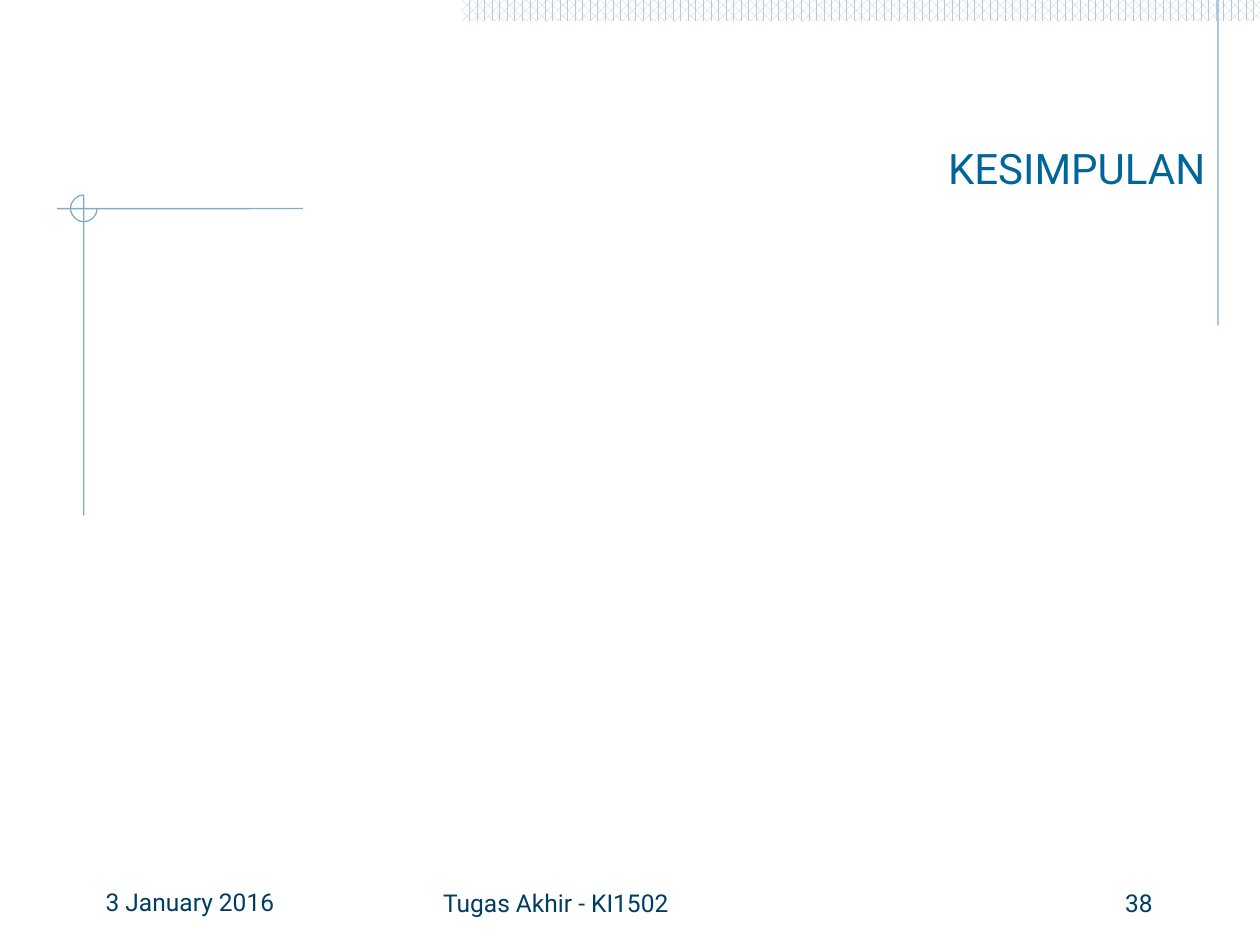
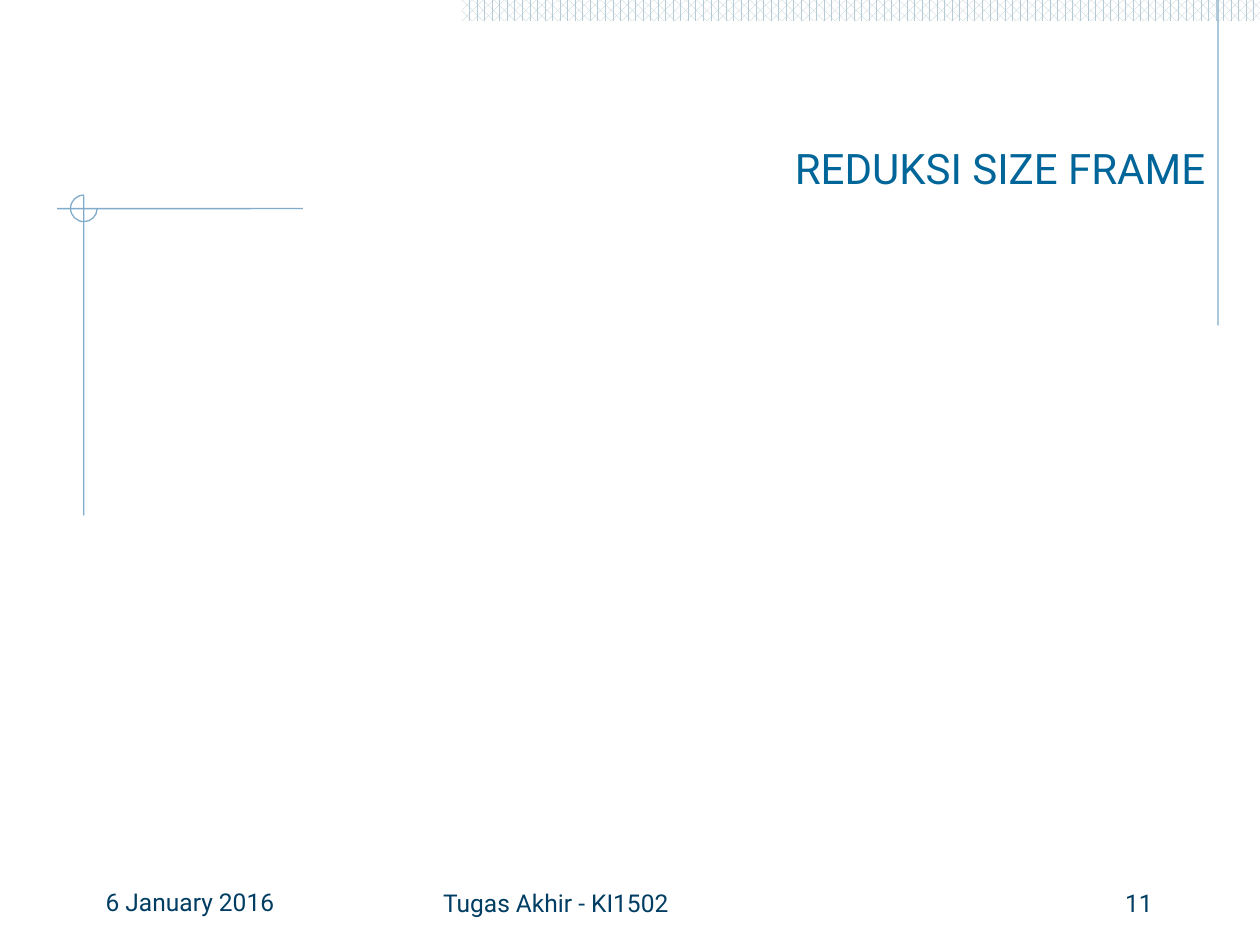
Before and after one commit to hamdimuzakkiy/bukuTA, a slide deck: slide 11 of 5112100091_Hamdi Ahmadi Muzakkiy.pptx (slide 38 before the commit). Drawn at 1260x945 pixels with LibreOffice and Linux fonts; fonts in the diff are those of the drawing; grey boxes stand for pictures; background and template pictures are left out. Boxes give left, top, right and bottom in pixels: in the first picture for what was removed or moved away, otherwise in the second. Text is boxed around its words. In the diff, an @@ line names an element or a change of style, - is before the commit and + after.

```diff
--- a/5112100091_Hamdi Ahmadi Muzakkiy.pptx
+++ b/5112100091_Hamdi Ahmadi Muzakkiy.pptx
@@ title at [795,153,1205,185]: text changed @@
-KESIMPULAN
+REDUKSI SIZE FRAME
@@ text at [106,893,274,917]: text changed @@
-3 January 2016
+6 January 2016
@@ page number at [1125,894,1153,912]: text changed @@
-38
+11
```
Also in this commit, not shown: 9 other slides changed, 3 slides added, 37 slides removed, 14 other files.
